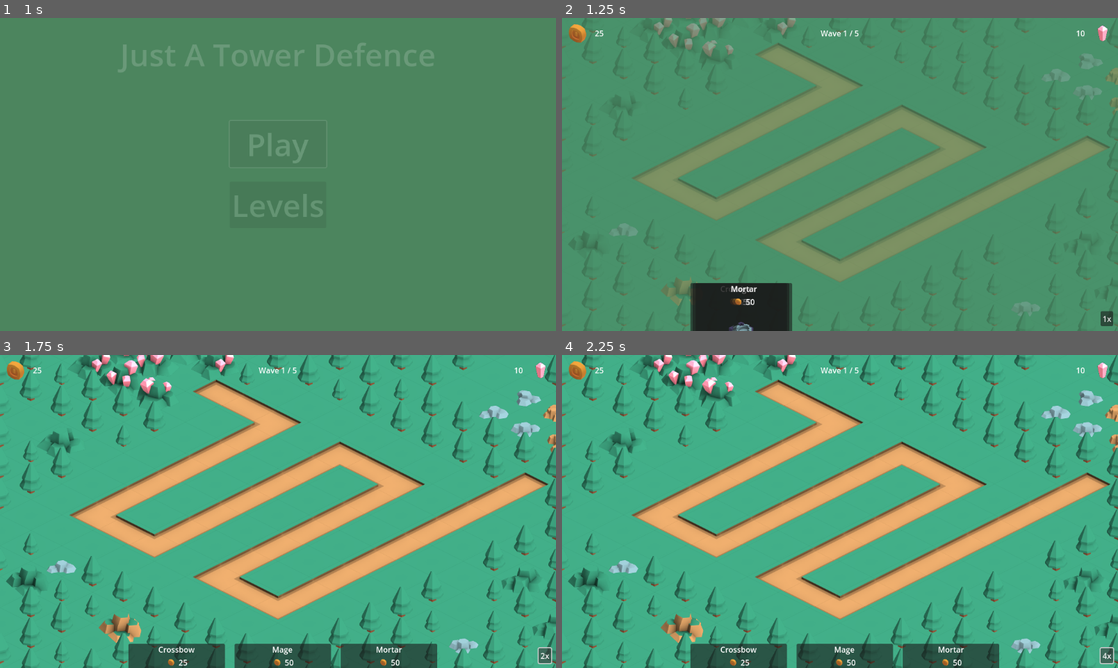
Above: before the commit, frames 1-4 (two rows, left to right).
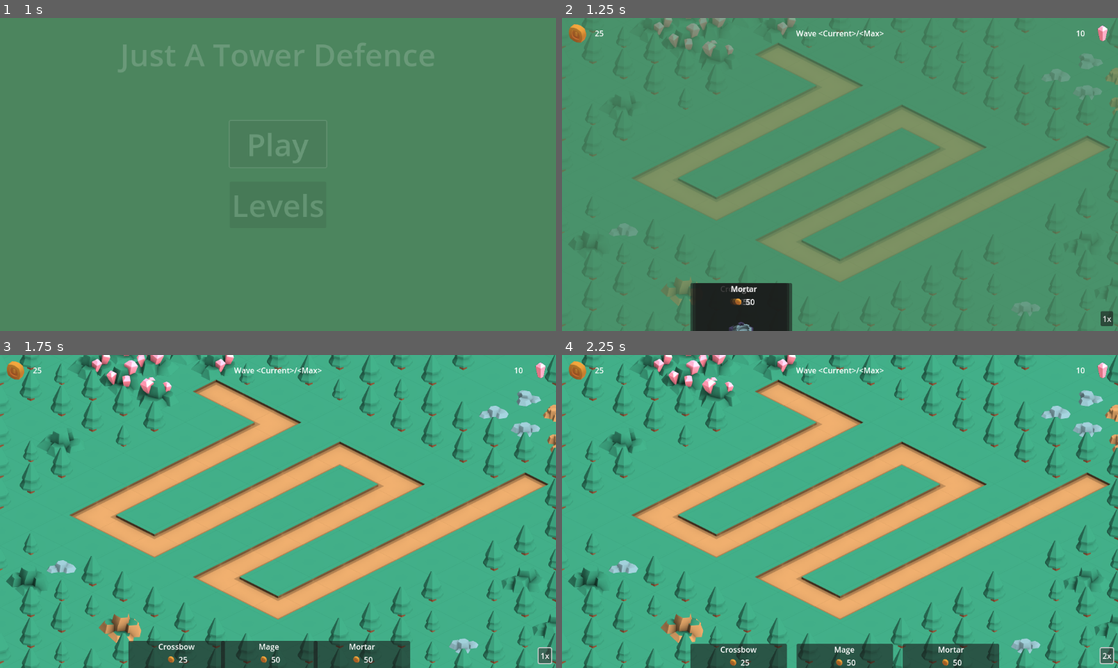
Above: after the commit, the same moments.

Repository: Robert-Riordan-UCD/GameDevJourney
Game: Godot game, scene res://GUI/MainMenu.tscn
The game is run twice, just before and just after one commit, with the same random seed, the same clock (stepped at 60 frames per second) and the same inputs. Sound files missing from this copy of the repository are replaced by a short silence.
Inputs:
- Up to frame 1 (1 s): click "Play" at 0.5 s
- Up to frame 2 (1.25 s): no input
- Up to frame 3 (1.75 s): click "1x" at 1.25 s
- Up to frame 4 (2.25 s): click "2x" (after the commit: "1x") at 2 s

Frame 1 is identical in both runs. In frame 2, 0.2% of the frame differs, in the area x 42-58%, y 4-6%; in frame 3, 1.9%, in the area x 23-98%, y 4-100%; in frame 4, 0.2%.
Error after the commit: Parse Error: Could not preload resource file "res://Enemies/Orc.tscn". (res://Enemies/Spawner.gd:19)

Commit message:
Made the orc a 2d asset with animations instead of a 3d asset without

Diff:
--- a/Isometric_Tower_Defense/Enemies/Enemy.gd
+++ b/Isometric_Tower_Defense/Enemies/Enemy.gd
@@ -14,7 +14,6 @@
 @export var path : Array
 
 var next_point : Vector2
-
 var path_points : Array = []
 
 const NEAR_TARGET_THRESHOLD = 1;
@@ -22,20 +21,25 @@
 @onready var spawn_audio = $SpawnAudio
 @onready var hurt_audio = $HurtAudio
 @onready var death_audio = $DeathAudio
+@onready var animated_sprite_2d = $AnimatedSprite2D
+@onready var dead : bool = false
 
 func _ready() -> void:
 	for point in path:
 		path_points.append(point.global_position)
 	next_point = path_points[0]
-	spawn_audio.stream = load("res://Audio/Enemies/OrcSpawn/monster-"+str(randi_range(1, 11))+".wav")
+	spawn_audio.stream = load("res://Audio/Enemies/OrcSpawn/monster-"+str(randi_range(1, 10))+".wav")
 	AudioManager.request_sound(spawn_audio)
+	animated_sprite_2d.play("default")
 
 func _process(delta: float) -> void:
+	if dead: return
 	move(delta)
 	update_path()
 
 func move(delta: float) -> void:
 	var dir_to_point = position.direction_to(next_point)
+	animated_sprite_2d.flip_h = dir_to_point.x < 0
 	position += delta*speed*dir_to_point
 
 func update_path() -> void:
@@ -48,9 +52,15 @@
 			queue_free()
 
 func take_damage(d: int):
+	if dead: return
 	health -= d
 	AudioManager.request_sound(hurt_audio)
 	if health <= 0:
-		print("Ugh....")
 		died.emit(gold)
+		animated_sprite_2d.play("death")
+		dead = true
+		death_audio.play()
+
+func _on_animated_sprite_2d_animation_looped():
+	if dead:
 		queue_free()
--- a/Isometric_Tower_Defense/Enemies/Orc.tscn
+++ b/Isometric_Tower_Defense/Enemies/Orc.tscn
@@ -1,27 +1,176 @@
-[gd_scene load_steps=7 format=3 uid="uid://cguv7tfik2pyu"]
+[gd_scene load_steps=27 format=3 uid="uid://cguv7tfik2pyu"]
 
-[ext_resource type="PackedScene" uid="uid://gmh08hf40swr" path="res://Enemies/OrcModel.tscn" id="1_ln8ye"]
 [ext_resource type="Script" path="res://Enemies/Enemy.gd" id="1_udqcm"]
+[ext_resource type="Texture2D" uid="uid://c4721itjt1pyn" path="res://Enemies/Textures/orc spritesheet calciumtrice.png" id="2_mdrfk"]
 [ext_resource type="AudioStream" uid="uid://bmmu1cr7ksyeo" path="res://Audio/Enemies/OrcHurt/zombie-23.wav" id="3_uew4d"]
 [ext_resource type="AudioStream" uid="uid://cvyv18skqiyr0" path="res://Audio/Enemies/OrcDeath/zombie-13.wav" id="4_q1lx6"]
 
-[sub_resource type="ViewportTexture" id="ViewportTexture_8sppl"]
-viewport_path = NodePath("SubViewport")
+[sub_resource type="AtlasTexture" id="AtlasTexture_frie2"]
+atlas = ExtResource("2_mdrfk")
+region = Rect2(0, 128, 32, 32)
+
+[sub_resource type="AtlasTexture" id="AtlasTexture_wx6lj"]
+atlas = ExtResource("2_mdrfk")
+region = Rect2(32, 128, 32, 32)
+
+[sub_resource type="AtlasTexture" id="AtlasTexture_vefms"]
+atlas = ExtResource("2_mdrfk")
+region = Rect2(64, 128, 32, 32)
+
+[sub_resource type="AtlasTexture" id="AtlasTexture_pra3f"]
+atlas = ExtResource("2_mdrfk")
+region = Rect2(96, 128, 32, 32)
+
+[sub_resource type="AtlasTexture" id="AtlasTexture_q3qsk"]
+atlas = ExtResource("2_mdrfk")
+region = Rect2(128, 128, 32, 32)
+
+[sub_resource type="AtlasTexture" id="AtlasTexture_0m50e"]
+atlas = ExtResource("2_mdrfk")
+region = Rect2(160, 128, 32, 32)
+
+[sub_resource type="AtlasTexture" id="AtlasTexture_ct0jk"]
+atlas = ExtResource("2_mdrfk")
+region = Rect2(192, 128, 32, 32)
+
+[sub_resource type="AtlasTexture" id="AtlasTexture_ch1o2"]
+atlas = ExtResource("2_mdrfk")
+region = Rect2(224, 128, 32, 32)
+
+[sub_resource type="AtlasTexture" id="AtlasTexture_jpj6k"]
+atlas = ExtResource("2_mdrfk")
+region = Rect2(256, 128, 32, 32)
+
+[sub_resource type="AtlasTexture" id="AtlasTexture_jeo8r"]
+atlas = ExtResource("2_mdrfk")
+region = Rect2(288, 128, 32, 32)
+
+[sub_resource type="AtlasTexture" id="AtlasTexture_e4d3p"]
+atlas = ExtResource("2_mdrfk")
+region = Rect2(0, 64, 32, 32)
+
+[sub_resource type="AtlasTexture" id="AtlasTexture_feijf"]
+atlas = ExtResource("2_mdrfk")
+region = Rect2(32, 64, 32, 32)
+
+[sub_resource type="AtlasTexture" id="AtlasTexture_hv30g"]
+atlas = ExtResource("2_mdrfk")
+region = Rect2(64, 64, 32, 32)
+
+[sub_resource type="AtlasTexture" id="AtlasTexture_jrldh"]
+atlas = ExtResource("2_mdrfk")
+region = Rect2(96, 64, 32, 32)
+
+[sub_resource type="AtlasTexture" id="AtlasTexture_tdeda"]
+atlas = ExtResource("2_mdrfk")
+region = Rect2(128, 64, 32, 32)
+
+[sub_resource type="AtlasTexture" id="AtlasTexture_nvpuj"]
+atlas = ExtResource("2_mdrfk")
+region = Rect2(160, 64, 32, 32)
+
+[sub_resource type="AtlasTexture" id="AtlasTexture_m52kk"]
+atlas = ExtResource("2_mdrfk")
+region = Rect2(192, 64, 32, 32)
+
+[sub_resource type="AtlasTexture" id="AtlasTexture_115ji"]
+atlas = ExtResource("2_mdrfk")
+region = Rect2(224, 64, 32, 32)
+
+[sub_resource type="AtlasTexture" id="AtlasTexture_4yfnj"]
+atlas = ExtResource("2_mdrfk")
+region = Rect2(256, 64, 32, 32)
+
+[sub_resource type="AtlasTexture" id="AtlasTexture_672e7"]
+atlas = ExtResource("2_mdrfk")
+region = Rect2(288, 64, 32, 32)
+
+[sub_resource type="SpriteFrames" id="SpriteFrames_bc5sb"]
+animations = [{
+"frames": [{
+"duration": 1.0,
+"texture": SubResource("AtlasTexture_frie2")
+}, {
+"duration": 1.0,
+"texture": SubResource("AtlasTexture_wx6lj")
+}, {
+"duration": 1.0,
+"texture": SubResource("AtlasTexture_vefms")
+}, {
+"duration": 1.0,
+"texture": SubResource("AtlasTexture_pra3f")
+}, {
+"duration": 1.0,
+"texture": SubResource("AtlasTexture_q3qsk")
+}, {
+"duration": 1.0,
+"texture": SubResource("AtlasTexture_0m50e")
+}, {
+"duration": 1.0,
+"texture": SubResource("AtlasTexture_ct0jk")
+}, {
+"duration": 1.0,
+"texture": SubResource("AtlasTexture_ch1o2")
+}, {
+"duration": 1.0,
+"texture": SubResource("AtlasTexture_jpj6k")
+}, {
+"duration": 1.0,
+"texture": SubResource("AtlasTexture_jeo8r")
+}],
+"loop": true,
+"name": &"death",
+"speed": 5.0
+}, {
+"frames": [{
+"duration": 1.0,
+"texture": SubResource("AtlasTexture_e4d3p")
+}, {
+"duration": 1.0,
+"texture": SubResource("AtlasTexture_feijf")
+}, {
+"duration": 1.0,
+"texture": SubResource("AtlasTexture_hv30g")
+}, {
+"duration": 1.0,
+"texture": SubResource("AtlasTexture_jrldh")
+}, {
+"duration": 1.0,
+"texture": SubResource("AtlasTexture_tdeda")
+}, {
+"duration": 1.0,
+"texture": SubResource("AtlasTexture_nvpuj")
+}, {
+"duration": 1.0,
+"texture": SubResource("AtlasTexture_m52kk")
+}, {
+"duration": 1.0,
+"texture": SubResource("AtlasTexture_115ji")
+}, {
+"duration": 1.0,
+"texture": SubResource("AtlasTexture_4yfnj")
+}, {
+"duration": 1.0,
+"texture": SubResource("AtlasTexture_672e7")
+}],
+"loop": true,
+"name": &"default",
+"speed": 5.0
+}]
 
 [sub_resource type="CircleShape2D" id="CircleShape2D_vewa2"]
 radius = 1.0
 
 [node name="Orc" type="Area2D"]
+position = Vector2(0, -81)
 script = ExtResource("1_udqcm")
 
-[node name="Screen" type="Sprite2D" parent="."]
-texture = SubResource("ViewportTexture_8sppl")
-region_rect = Rect2(-16, -16, 16, 16)
-
-[node name="SubViewport" type="SubViewport" parent="."]
-transparent_bg = true
-
-[node name="OrcModel" parent="SubViewport" instance=ExtResource("1_ln8ye")]
+[node name="AnimatedSprite2D" type="AnimatedSprite2D" parent="."]
+texture_filter = 1
+scale = Vector2(5, 5)
+sprite_frames = SubResource("SpriteFrames_bc5sb")
+animation = &"death"
+speed_scale = 3.0
 
 [node name="CollisionShape2D" type="CollisionShape2D" parent="."]
 shape = SubResource("CircleShape2D_vewa2")
@@ -35,3 +184,5 @@
 
 [node name="DeathAudio" type="AudioStreamPlayer" parent="."]
 stream = ExtResource("4_q1lx6")
+
+[connection signal="animation_looped" from="AnimatedSprite2D" to="." method="_on_animated_sprite_2d_animation_looped"]
--- a/Isometric_Tower_Defense/Enemies/OrcModel.tscn
+++ /dev/null
@@ -1,12 +0,0 @@
-[gd_scene load_steps=2 format=3 uid="uid://gmh08hf40swr"]
-
-[ext_resource type="ArrayMesh" uid="uid://yldhqg6d4714" path="res://Enemies/character-orc.obj" id="1_cyxvj"]
-
-[node name="OrcModel" type="Node3D"]
-transform = Transform3D(0.1, 0, 0, 0, 0.1, 0, 0, 0, 0.1, 0, 0, 0)
-
-[node name="Character-orc" type="MeshInstance3D" parent="."]
-mesh = ExtResource("1_cyxvj")
-
-[node name="Camera3D" type="Camera3D" parent="."]
-transform = Transform3D(0.707107, -0.270598, 0.653281, 0, 0.92388, 0.382683, -0.707107, -0.270598, 0.653281, 1, 1, 1)
--- a/Isometric_Tower_Defense/Towers/Tower.gd
+++ b/Isometric_Tower_Defense/Towers/Tower.gd
@@ -63,7 +63,7 @@
 func _on_area_entered(area):
 	if area is Enemy:
 		enemies.append(area)
-		print("Orcs!")
+		area.died.connect(_enemy_died.bind(area))
 
 func _on_area_exited(area):
 	for i in range(len(enemies)):
@@ -108,3 +108,9 @@
 
 func _on_upgrade_popup_buy():
 	request_level_up.emit(levels[current_level]["next_price"])
+
+func _enemy_died(_gold: int, enemy: Enemy) -> void:
+	for i in range(enemies.size()):
+		if enemies[i] == enemy:
+			enemies.remove_at(i)
+			return
Binary file removed: Isometric_Tower_Defense/Enemies/Textures/colormap.png
Not shown, removed: Isometric_Tower_Defense/Enemies/character-orc.mtl
Not shown, removed: Isometric_Tower_Defense/Enemies/character-orc.obj
